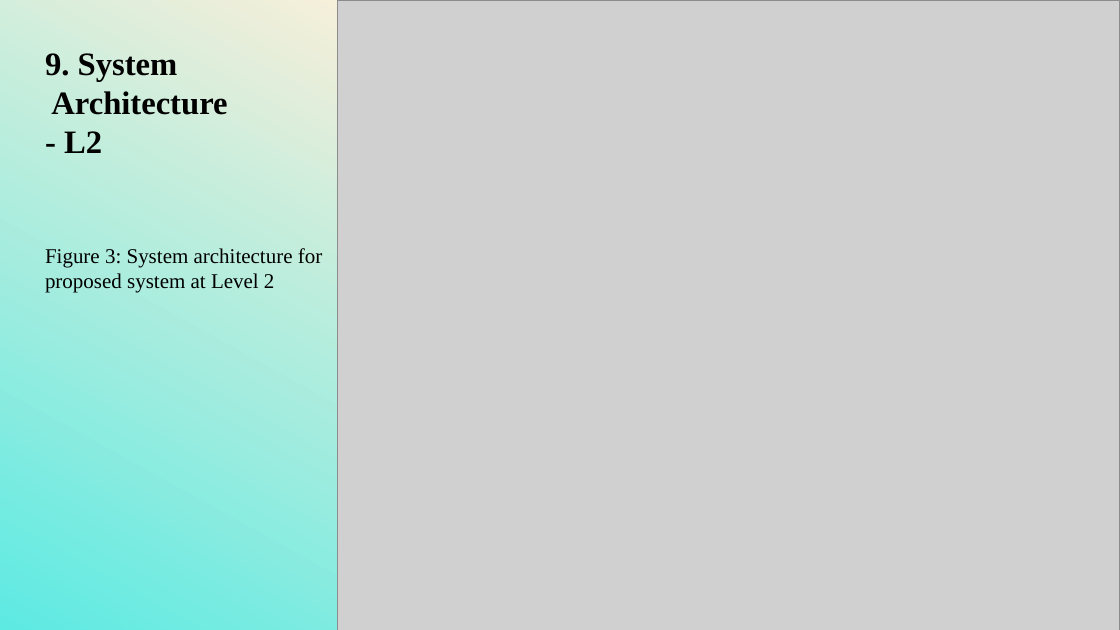
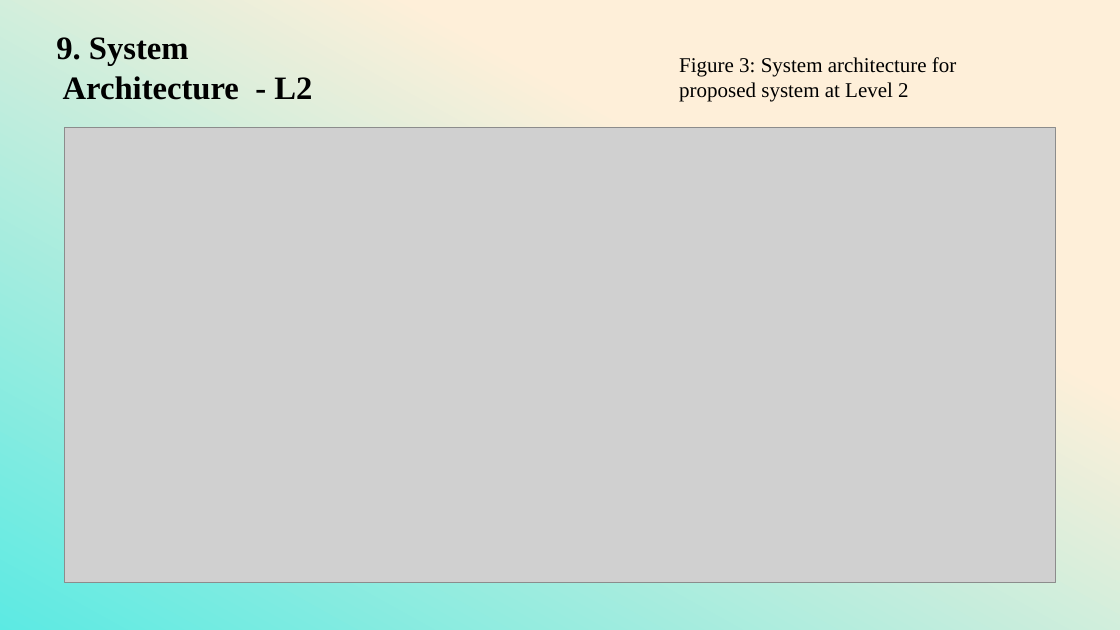
Before and after one commit to lateefcode2101/CipherSheild, a slide deck: slide 15 of docs/ppt/MP-new.pptx (slide 16 before the commit). Drawn at 1120x630 pixels with LibreOffice and Linux fonts; fonts in the diff are those of the drawing; grey boxes stand for pictures. Boxes give left, top, right and bottom in pixels: in the first picture for what was removed or moved away, otherwise in the second. Text is boxed around its words. In the diff, an @@ line names an element or a change of style, - is before the commit and + after.

```diff
--- a/docs/ppt/MP-new.pptx
+++ b/docs/ppt/MP-new.pptx
@@ text at (56, 37, 312, 100): text changed @@
-9. System
-Architecture
-- L2
+9. System
+Architecture - L2
@@ text "Figure 3: System architecture for ...": place and size @@
-text "Figure 3: System architecture for ..." at (45, 248, 322, 293)
+text "Figure 3: System architecture for ..." at (679, 57, 956, 102)
@@ picture: place and size @@
-picture at (338, 0, 1120, 630)
+picture at (65, 127, 1056, 582)
```
Also in this commit, not shown: 4 other slides changed, 2 slides added, 2 slides removed, 15 other files.
